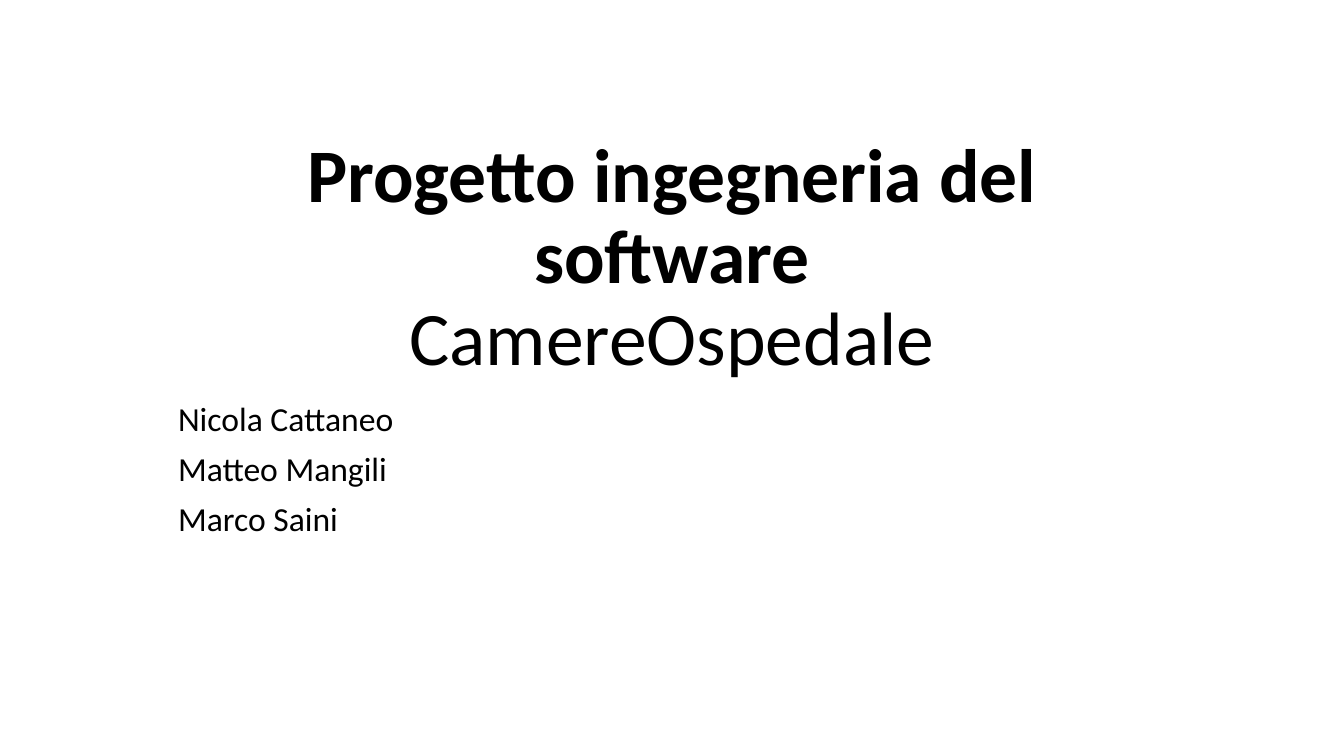
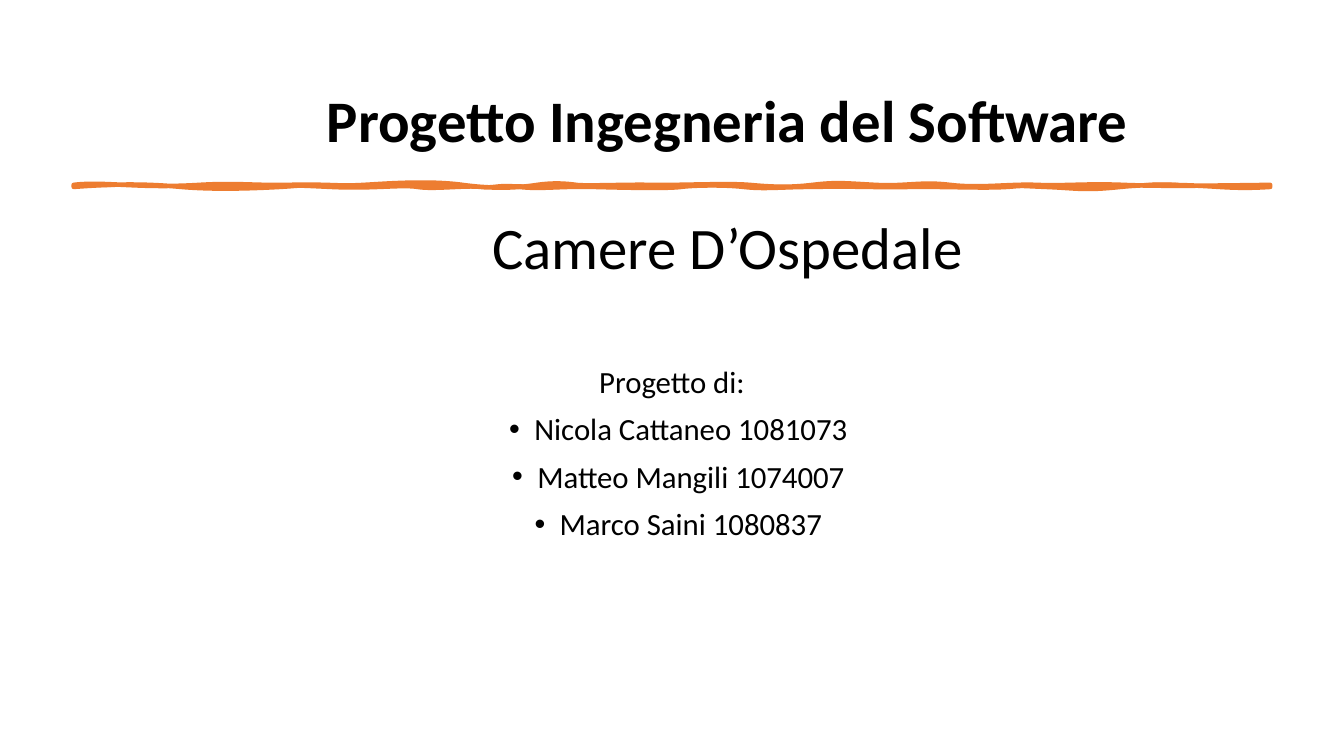
Before and after one commit to mangilimatteo/Progetto_Ingegneria_Software_Cattaneo_Mangili_Saini, a slide deck: slide 1 of Presentazione_Progetto.pptx. Drawn at 1344x756 pixels with LibreOffice and Linux fonts; fonts in the diff are those of the drawing. Boxes give left, top, right and bottom in pixels: in the first picture for what was removed or moved away, otherwise in the second. Text is boxed around its words. In the diff, an @@ line names an element or a change of style, - is before the commit and + after.

```diff
--- a/Presentazione_Progetto.pptx
+++ b/Presentazione_Progetto.pptx
@@ title "Progetto Ingegneria del Software Camere ..." at <box>327,100,1128,279</box>: vertical alignment bottom to middle @@
@@ title at <box>327,100,1128,279</box>: text changed; size 54 to 42 pt @@
-Progetto ingegneria del software
-CamereOspedale
+Progetto Ingegneria del Software
+Camere D’Ospedale
@@ freeform shape added at <box>74,185,1270,187</box>, fill #ED7D31, outline #ED7D31 3.25 pt @@
@@ subtitle at <box>534,371,847,536</box>: text changed; size 24 to 22 pt @@
-Nicola Cattaneo
-Matteo Mangili
-Marco Saini
+Progetto di:
+• Nicola Cattaneo 1081073
+• Matteo Mangili 1074007
+• Marco Saini 1080837
```
Also in this commit, not shown: 2 other slides changed, 2 slides added, 2 slides removed.
